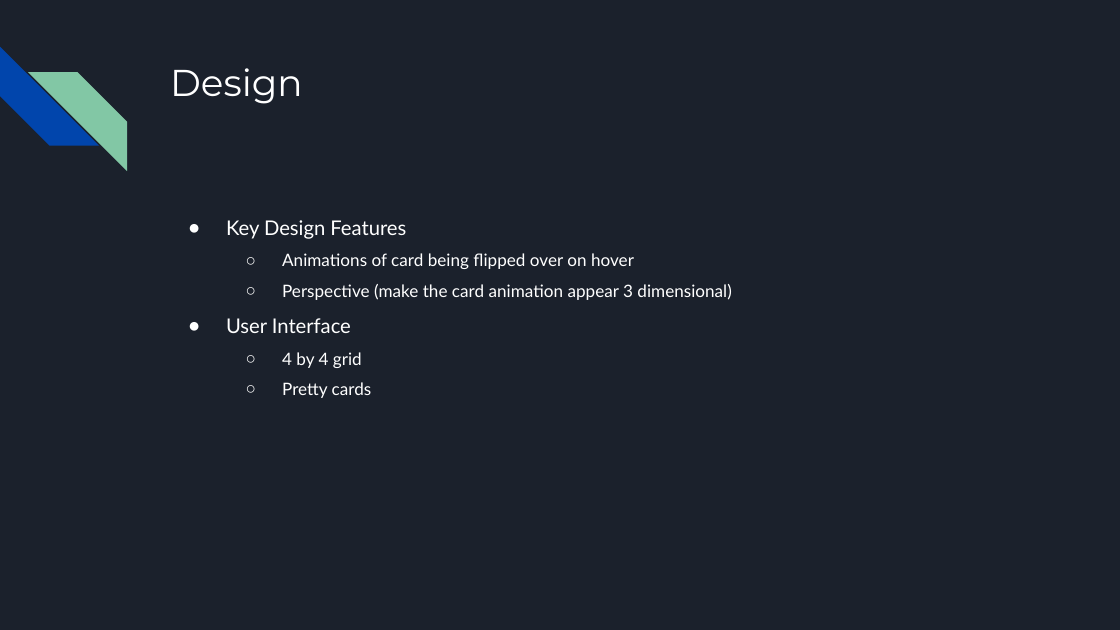
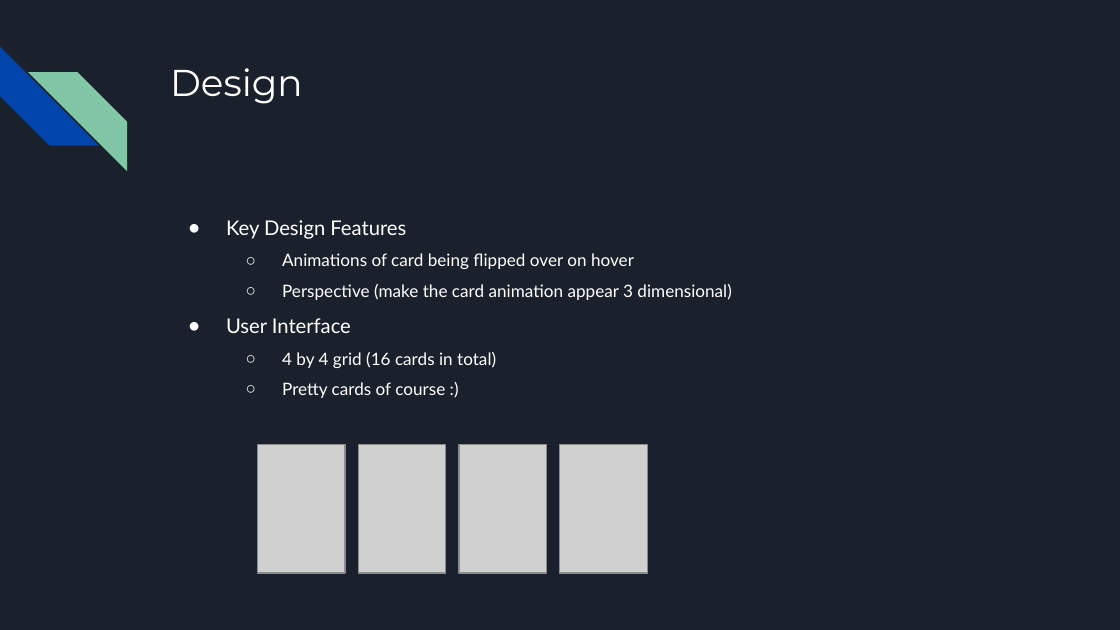
Before and after one commit to GSU-Web-Programming-Fall2020/Matching_Game, a slide deck: slide 3 of Web Prog Project 1.pptx. Drawn at 1120x630 pixels with LibreOffice and Linux fonts; fonts in the diff are those of the drawing; grey boxes stand for pictures. Boxes give left, top, right and bottom in pixels: in the first picture for what was removed or moved away, otherwise in the second. Text is boxed around its words. In the diff, an @@ line names an element or a change of style, - is before the commit and + after.

```diff
--- a/Web Prog Project 1.pptx
+++ b/Web Prog Project 1.pptx
@@ text at [282, 352, 496, 398]: text changed @@
-  ○ 4 by 4 grid
-  ○ Pretty cards
+  ○ 4 by 4 grid (16 cards in total)
+  ○ Pretty cards of course :)
@@ picture added at [258, 445, 345, 573] @@
@@ picture added at [358, 445, 446, 573] @@
@@ picture added at [459, 445, 547, 573] @@
@@ picture added at [560, 445, 647, 573] @@
```
Also in this commit, not shown: 3 other slides changed.
